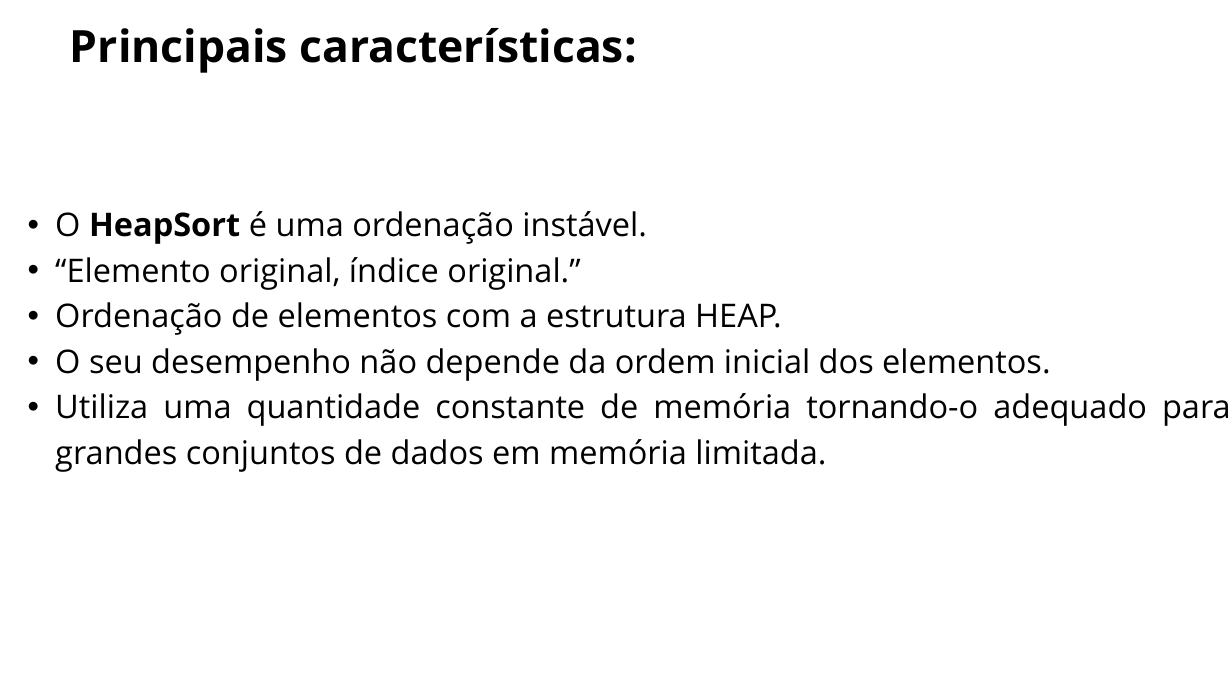
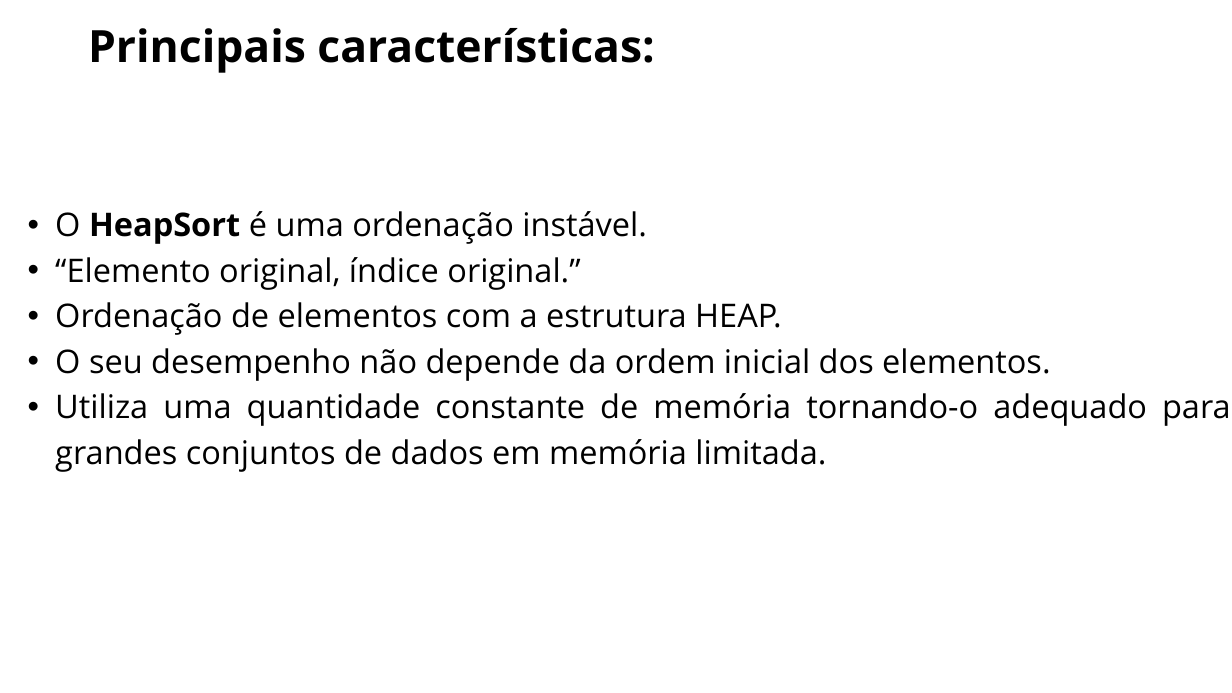
Before and after one commit to unibrasil-programacao-computadores/tp-heapsort, a slide deck: slide 3 of Heap_Sort.pptx. Drawn at 1232x693 pixels with LibreOffice and Linux fonts; fonts in the diff are those of the drawing. Boxes give left, top, right and bottom in pixels: in the first picture for what was removed or moved away, otherwise in the second. Text is boxed around its words. In the diff, an @@ line names an element or a change of style, - is before the commit and + after.

```diff
--- a/Heap_Sort.pptx
+++ b/Heap_Sort.pptx
@@ text "Principais características:": place and size @@
-text "Principais características:" at (70,28,636,73)
+text "Principais características:" at (88,28,654,73)
```
Also in this commit, not shown: 4 other slides changed, 2 slides added, 5 slides removed.
